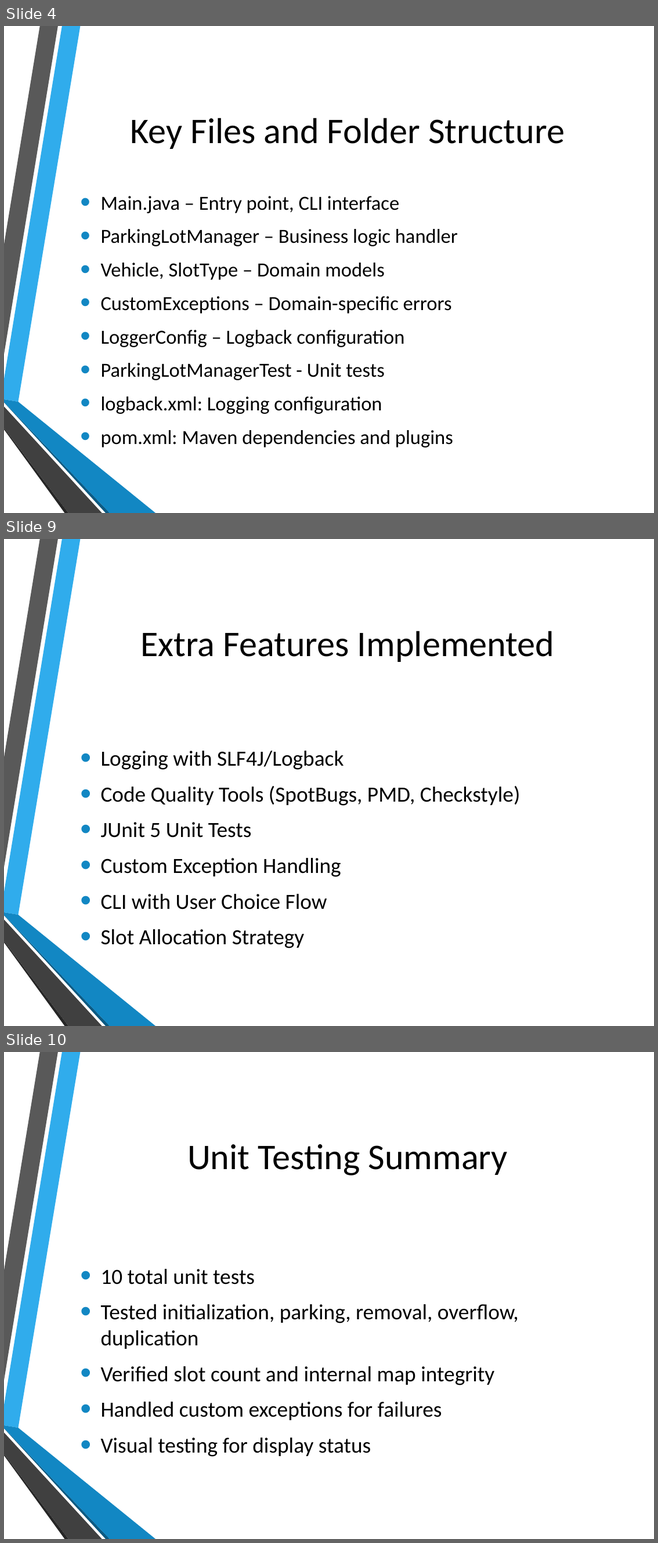
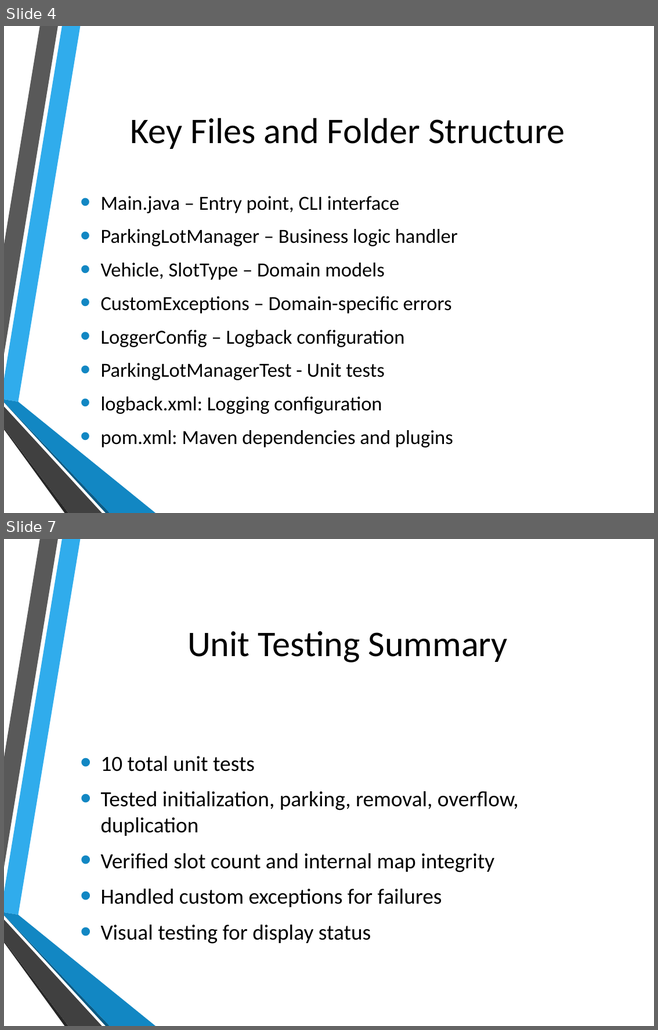
Before and after one commit to PradyumnaD2999/ParkingLotApp, a slide deck: presentation/ParkingLotApp.pptx. Shown one above the other, each under a label of ours: slides 4, 9 and 10 before the commit, slides 4 and 7 after it; the slides between them are not shown. The pictures are 658x1543 and 658x1030 pixels, drawn with LibreOffice and Linux fonts; fonts in the diff are those of the drawing; background and template pictures are left out. Boxes give left, top, right and bottom in pixels: in the first picture for what was removed or moved away, otherwise in the second. Text is boxed around its words. In the diff, an @@ line names an element or a change of style, - is before the commit and + after.

```diff
--- a/presentation/ParkingLotApp.pptx
+++ b/presentation/ParkingLotApp.pptx
@@ slide 9 removed at (4,539,654,1026), background picture (left out); not listed: 6 template elements that a slide beside it also shows @@
@@ title removed at (140,631,554,662) @@
-Extra Features Implemented
@@ text removed at (101,751,520,948) @@
-• Logging with SLF4J/Logback
-• Code Quality Tools (SpotBugs, PMD, Checkstyle)
-• JUnit 5 Unit Tests
-• Custom Exception Handling
-• CLI with User Choice Flow
-• Slot Allocation Strategy
@@ what was slide 10 is now slide 7 @@
```
Also in this commit, not shown: 2 slides changed, 2 other slides removed, 1 other file.
